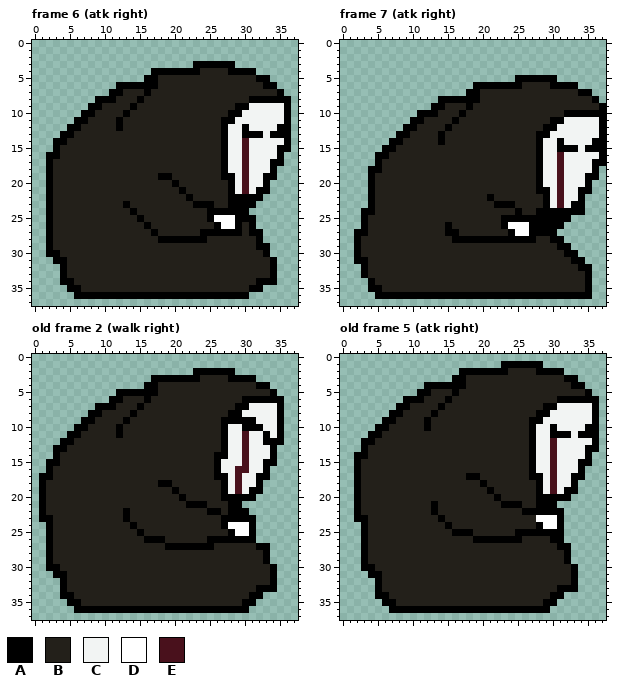
Pixel-art file -- art/player.ase. Above is the file before it was changed.
38x38 pixels, 7 frames. Shown: frame 6 (atk right), frame 7 (atk right), old frame 2 (walk right), old frame 5 (atk right). The commit also changed other frames, which this record leaves out.
Palette (. is transparent): A #000000  B #23201a  C #f2f4f3  D #ffffff  E #49111c
The same view after the edit:
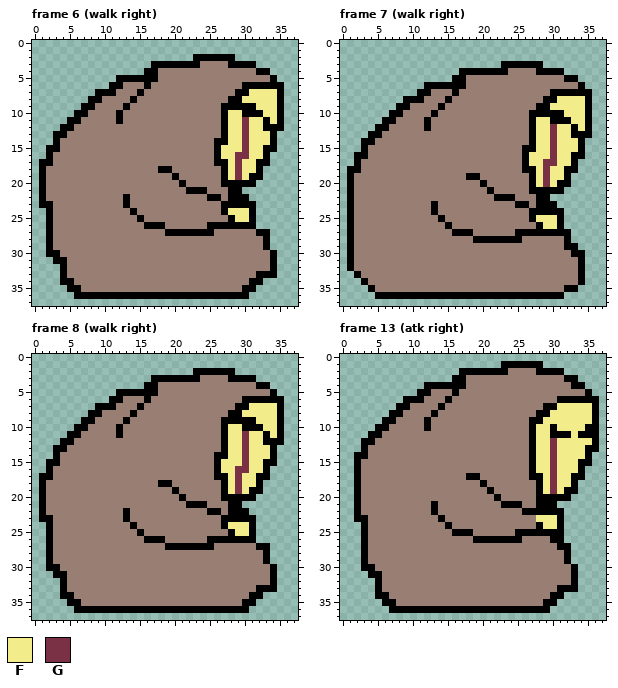
Colours new in this view: F #f2ec8b  G #7a3045
A new or re-ordered frame is compared with the old frame closest to it.
Diff:
frames 7 -> 22
colour B: #23201a -> #997f73
Changed rows in their new state; - is a pixel that keeps its letter.
Frame 6 (walk right):
first column x 1:
 2 ----------------------AAAAAA--------
 3 ----------------AAAAAA-BBBB-AAA-----
 4 ---------------A-BBBBBB----BBBBAA---
 5 -----------AAAA----------------BBA--
 6 ----------A-BBB-B------------AAA--A-
 7 --------AA-B--AB------------AAFFFF--
 8 -------A-BB--AB------------AAFFFFF-.
 9 ------A-B---AB------------AA--AFFFA.
10 -----A-B---AB-------------AFFAAAFFA.
11 ----A-B--------------------FFGFFAFA.
12 ---A-B-----B---------------FFGFFAA-.
13 --A-B----------------------FFGFFF-..
14 ---B---------------------A-FFGFFFA..
15 -A-----------------------AFFFGFFAA..
16 --B----------------------AFFGGFFA..-
17 A------------------------A-FGFFAA..-
18 AB---------------AA--------FGFFA..--
19 AB---------------BBA-------FGFAA..--
20 AB-----------------BA-----A-AAA..---
21 AB------------------BAAA----A....---
22 AB----------A--------B--AA----..----
23 A---------------------BBB-A---------
24 ------------------------BB-FFFA-----
25 ------------------------BBBAFF------
26 ----------------AA------A-AA-A------
27 ----------------B-AAAAA--BBBB-B-A---
28 -----------------BBBBBBB-------BA---
29 -------------------------------B----
30 --------------------------------BA--
33 -------------------------------AA---
34 ------------------------------A-..--
35 -----------------------------A-.----
Frame 7 (walk right):
first column x 1:
 3 ----------------------AAAAAA---------
 4 ----------------AAAAAAABBBBAAAA------
 5 ---------------AABBBBBBBBBBBBBBAA----
 6 -----------AAAAAABBBBBBBB----BBBBA---
 7 ----------AABBBABBB----------AAAA----
 8 --------AAABBB-BBBB---------AAFFFFA.-
 9 -------AABBBB----B---------AAFFFFFA..
10 ------AABBBB----B---------AAAAAFFF-..
11 -----AABBBBA---B----------AFF--AFFA..
12 ----AABBBB-A--B-----------AFFGFFAFA..
13 ---AABBBB----B------------AFFGFFAAA..
14 --AABBBB-----B------------AFFGFFFA...
15 --ABBBB------------------AAFFGFFFA...
16 -AABBB-------------------AFFFGFFAA...
17 -ABBB--------------------AFFGGFFA....
18 AABBB--------------------AAFGFFAA...-
19 ABBB-------------AA-------AFGFFA....-
20 ABBB---------------A------AFGFAA...--
21 ABBB----------------A-----A--AA....--
22 ABBB----------------BAAA---A-.....---
23 ABBB--------A--------BBBAA-A-A....---
24 ABBB--------A-----------B-A----...---
25 ABB----------A--------BBBB-FFF-.-----
26 ABB-------------------BBBBB-FF-------
27 ABB-----------B-AA-----BAA----AA-----
28 AB-------------BBB-------BB--BBA-----
29 AB----------------------------B-A----
30 AB-----------------------------B-A---
31 ABB-----------------------------B----
32 ABB-------------------------------.--
33 -AB------------------------------A.--
34 --AB-----------------------------A.--
35 ----B--------------------------AA..--
36 -------------------------------....--
Frame 8 (walk right) is new; against old frame 2 (walk right):
first column x 27:
 7 ----FFFF
 8 ---FFFFF
 9 -----FFF
10 -FF---FF
11 -FFGFF-F
12 -FFGFF--
13 -FFGFFF-
14 -FFGFFF-
15 FFFGFF--
16 FFGGFF--
17 -FGFF---
18 -FGFF---
19 -FGF----
first column x 28:
24 FFF
25 -FF
Frame 13 (atk right) is new; against old frame 5 (atk right):
first column x 28:
 7 ---FFFFF
 8 --FFFFFF
 9 -FFFFFFF
10 FF-FFFF-
11 FF---F--
12 FFGFFFFF
13 FFGFFFF-
14 FFGFFFF-
15 FFGFFF--
16 FFGFFF--
17 -FGFF---
18 -FGFF---
19 -FGF----
first column x 28:
23 FFF
24 -FF
Where, in picture pixels (left, top, right, bottom), the same in both pictures:
changed: (39, 54, 291, 292)
changed: (347, 61, 606, 299)
changed: (46, 375, 277, 606)
changed: (361, 368, 592, 606)
